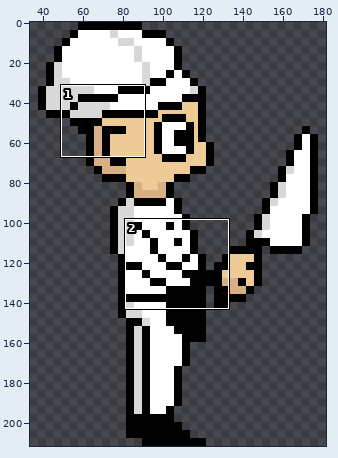
Sprite sheet, stored at assets/player.1.png. Above, an overview of the earlier version with the close-up marked.
Close-up. Before the commit:
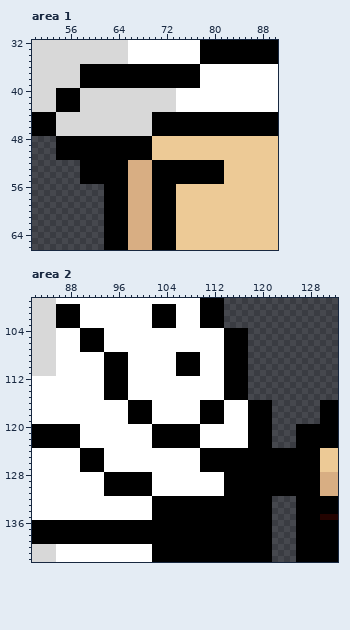
The file is 208x212 pixels. Pixels under 10% opacity are left out. Colours within 5 levels of each other are drawn and written as one. Shown: area 1: x 50..90, y 32..66; area 2: x 82..132, y 99..142. The wide view leaves out empty margins.
New version:
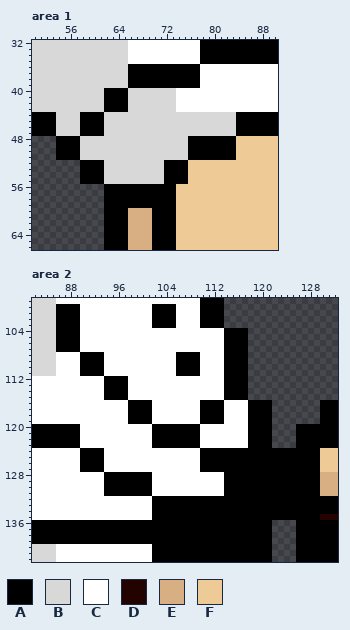
Palette (. is transparent): A #000000  B #d8d8d8  C #ffffff  D #230300  E #d8ae83  F #edca96
Edits made:
Area 1:
y 36..39: x 58..65 AAAAAAAA -> BBBBBBBB
y 40..43: x 54..57 AAAA -> BBBB; x 62..65 BBBB -> AAAA
y 44..47: x 58..61 BBBB -> AAAA; x 70..83 AAAAAAAAAAAAAA -> BBBBBBBBBBBBBB
y 48..51: x 58..83 AAAAAAAAAAAAFFFFFFFFFFFFFF -> BBBBBBBBBBBBBBBBBBAAAAAAAA
y 52..55: x 62..71 AAAAEEEEAA -> BBBBBBBBBB; x 76..81 AAAAAA -> FFFFFF
y 56..59: x 66..69 EEEE -> AAAA
Area 2:
y 104..107: x 86..93 CCCCAAAA -> AAAACCCC
y 108..111: x 90..97 CCCCAAAA -> AAAACCCC
y 132..135: x 122..125 .... -> AAAA
Changed places in both close-ups, as pixel boxes (x1, y1, x2, y2):
changed: (56, 64, 236, 208)
changed: (56, 328, 128, 376)
added: (272, 496, 296, 520)
